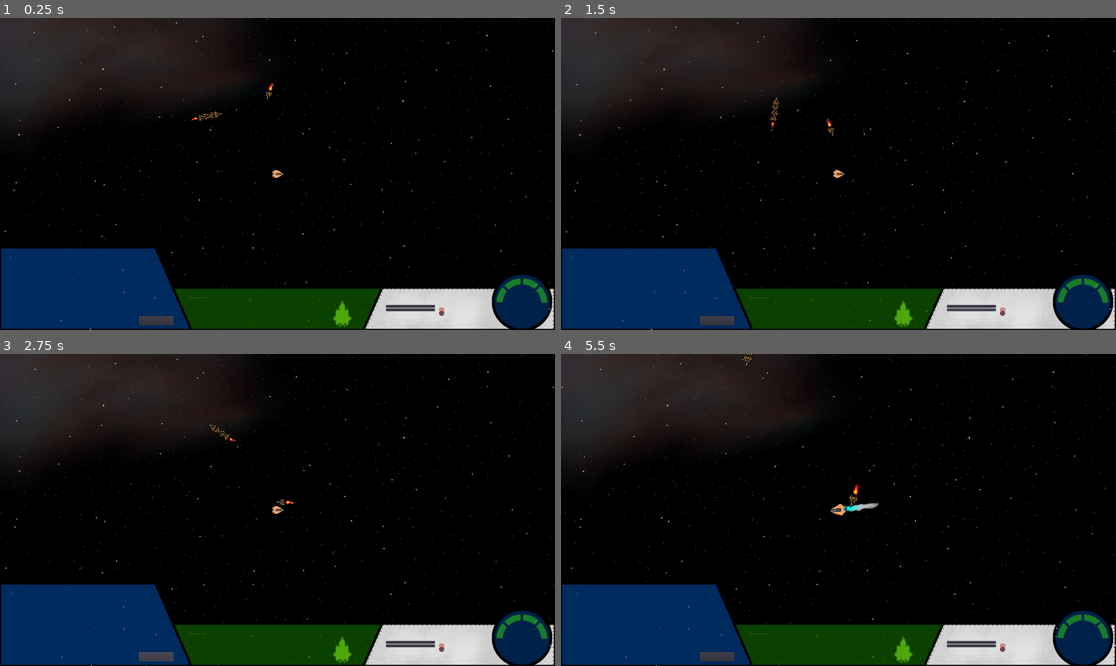
Above: before the commit, frames 1-4 (two rows, left to right).
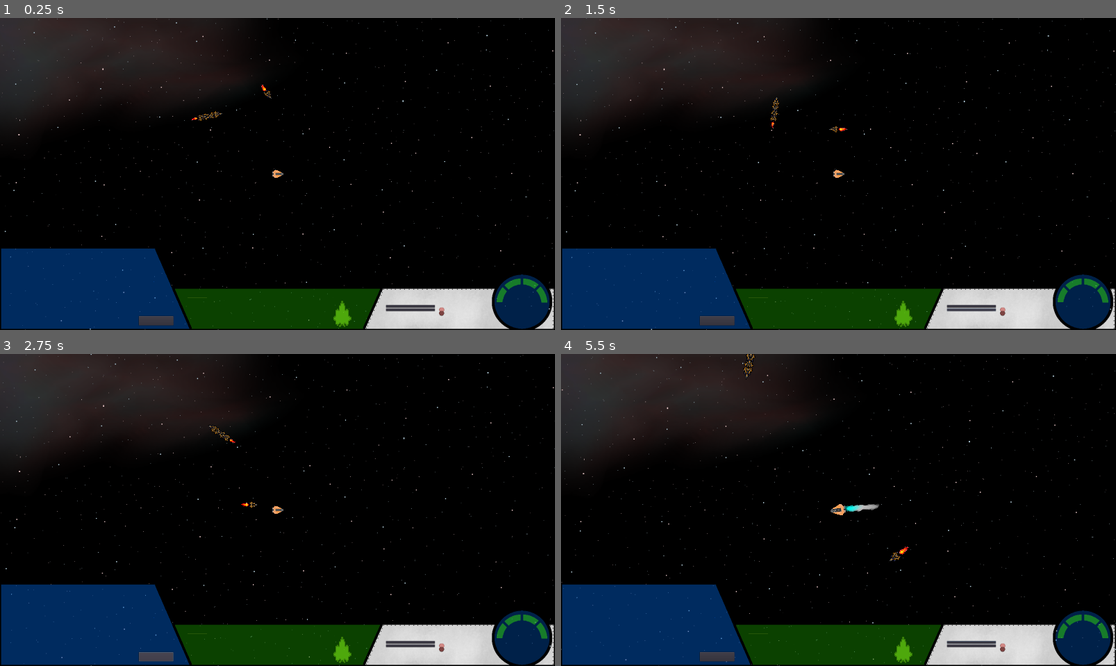
Above: after the commit, the same moments.

Repository: 029614/RedVoid
Game: Godot game, scene res://NewMain.tscn
Two runs of this game, one before a commit and one after it. Both use one fixed random seed, a clock stepped at 60 frames per second and the inputs below.
Inputs (mouse positions are in pixels of both pictures, inside the frame that each line leads up to):
- Up to frame 1 (0.25 s): no input
- Up to frame 2 (1.5 s): click "Missile Alert" at 0.5 s; click "Radar Lock" at 1.25 s
- Up to frame 3 (2.75 s): click "Reset" at 2 s
- Up to frame 4 (5.5 s): move the mouse to (960, 494) at 2.77 s; hold Right (ui_right) 2.78-3.53 s; hold X (AfterBurner) 2.78-3.53 s; click (960, 494) at 2.92 s; move the mouse to (727, 525) at 3.52 s; hold Down (ui_down) 3.53-4.28 s; tap O (orbit) at 3.6 s; move the mouse to (894, 441) at 4.27 s; hold Right (ui_right) 4.28-5.03 s; hold Mouse wheel up (zoom_in) 4.28-5.03 s; move the mouse to (810, 572) at 5.02 s; hold Up (ui_up) from 5.03 s (still down); tap Mouse wheel up (zoom_in) at 5.1 s; click (810, 572) at 5.17 s

The runs differ from the first frame. In frame 1, less than 0.1% of the frame differs, in the area x 47-50%, y 20-27%; in frame 2, less than 0.1%; in frame 3, 0.5%; in frame 4, 0.9%, in the area x 0-100%, y 0-100%.

Commit message:
add intercept

Diff:
--- a/Assets/Ship/Fighter.gd
+++ b/Assets/Ship/Fighter.gd
@@ -27,7 +27,7 @@
 #physics
 var acceleration = 0
 var friction = 1
-var rps = 1
+var rps = .5
 var rads_per_sec = 0
 
 #speed managers
@@ -35,6 +35,7 @@
 export (float) var rotation_speed = 2
 var current_speed = 0
 var max_speed = 99999
+var docking_speed = 1
 
 #flags
 var _traveling = false
@@ -47,9 +48,12 @@
 var target_side = 0 #( <0 is left, >0 is right)
 var target_balance = 0 #( <0 is behind, >0 is in front)
 
+
 #states
-var states = ["travel", "landing", "launching", "combat", "patrol", "docked", "decelerating", "accelerating"]
-var state = "patrol"
+var states = ["traveling", "landing", "launching", "combat", "docked", "decelerating", "accelerating"]
+var state = "traveling"
+var objectives = ["intercept", "engage", "defend", "travel", "escort", "patrol"]
+var objective = "intercept"
 
 
 #pid
@@ -58,13 +62,14 @@
 var integral_timer = null
 var process_variable = Vector2(1,0)
 var kI = 0
-var I = .02
-var maxI = .5
-var P = 2.75
-var D = 1.75
+var I = .005
+var maxI = 1
+var P = 2
+var D = 3
 var do_pid=1
 var last_pid_time = 0
 var lookat = Vector2(1, 0)
+var speed_direction = 1
 
 
 
@@ -72,6 +77,8 @@
 func _ready() -> void:
     acceleration = thrust/mass
     rads_per_sec = 6.283185*rps
+
+    target_ship = get_node("/root/NewMain/Actor")
 
     integral_timer = Timer.new()
     add_child(integral_timer)
@@ -79,6 +86,55 @@
     integral_timer.set_timer_process_mode(0)
     integral_timer.set_one_shot(false)
     integral_timer.start(integral_step)
+
+
+func intercept():
+    var td = global_position.distance_to(target_ship.global_position)
+    var tof = Global.time_of_flight( travel_distance - td,
+        self.global_position.distance_to(target_ship.global_position), acceleration)
+    target = target_ship.global_position + target_ship.velocity*tof
+    td = global_position.distance_to(target)
+    tof = Global.time_of_flight( travel_distance - td,
+        self.global_position.distance_to(target), acceleration)
+
+    travel_distance = td
+    var ttd = Global.time_to_decelerate(velocity.length(), acceleration)
+    var ttr = (1.0/rps)*.5
+    if tof < ((ttd + ttr) * .9):
+        if velocity.length() > docking_speed:
+            decelerate()
+        elif velocity.length() <= docking_speed:
+            accelerate()
+    else:
+        accelerate()
+
+func navigate():
+    var td = global_position.distance_to(target)
+    var tof = Global.time_of_flight( travel_distance - td,
+        self.global_position.distance_to(target), acceleration)
+    travel_distance = td
+    var ttd = Global.time_to_decelerate(velocity.length(), acceleration)
+    var ttr = (1.0/rps)*.5
+    if tof < (ttd + ttr * 1.05):
+        if velocity.length() > docking_speed:
+            decelerate()
+        elif velocity.length() < docking_speed:
+            accelerate()
+    else:
+        accelerate()
+
+
+func decelerate():
+    state = "decelerating"
+    speed_direction = -1
+    #kI = 0
+    #past_error = [0,0,0,0,0]
+
+func accelerate():
+    state = "accelerating"
+    speed_direction = 1
+    #kI = 0
+    #past_error = [0,0,0,0,0]
 
 
 func get_gravity(delta):
@@ -92,22 +148,10 @@
     return [g, t]
 
 
-func time_of_flight(velocity,distance,accel): #all values are floats
-    return (sqrt(velocity*velocity+2*acceleration*distance) - velocity) / acceleration
-
 func time_to_rotate(rps, current_rotation, desired_rotation):
     print("current_rotation: ", current_rotation, " desired_rotation: ", desired_rotation,
         " time_to_rotate: ", abs(desired_rotation - current_rotation) / rads_per_sec)
     return abs((desired_rotation - current_rotation) / rads_per_sec)
-
-func turn():
-    pass
-
-func accelerate():
-    pass
-
-func decelerate():
-    pass
 
 
 func update_movement(delta):
@@ -134,38 +178,17 @@
         $Flying.hide()
 
 
-func pid_proportion(K, error=0):
-    return (error*K)
-
-func pid_integral(K, error):
-
-    return (K*error)
-
-func pid_derivative(delta, error):
-    pass
-
-func average(a):
-    var s = 0.0
-    for i in a:
-        s+=i
-    s=s/a.size()
-    return s
-
-
-
 func _integral_timer_timeout():
+    intercept()
+    #navigate()
     do_pid=1
 
 func pid():
-
     var sp = (target).angle_to_point(self.global_position) #setpoint (desired normalized velocity vector, or angle)
-    #var pv = process_variable.angle() #process variable angle
     var v = velocity.normalized()
     var td = self.global_position.distance_to(target)
     var pv = (global_position+v*td).angle_to_point(self.global_position)
-
     var d = self.global_position.direction_to(target) #direction to target
-
 
     var error = wrapf(sp-pv, -3.14159265, 3.14159265)
 
@@ -173,44 +196,35 @@
     kI = kI+error
     var kI2 = clamp(kI*I, -maxI, maxI)
     var kD = D * (past_error[0] - error)
-    #var kD = D * 0
     past_error.pop_back()
     past_error.push_front(error)
 
     var total = clamp(pD+kI2+kD, -3.12, 3.12)
-    var r = v.rotated(total)
-    var rot = Vector2(1, 0).rotated(rotation).normalized()
-    #target_balance = rot.dot((target-self.global_position).normalized())
-    #target_side = rot.rotated(deg2rad(90)).dot((target-self.global_position).normalized())
-
-
-    #var RvF = 2 * (d.dot(process_variable)) * d - process_variable #process_variable mirrored across the line that is between the target and the ship
-
-
-    #var current_trajectory = global_position.angle_to_point(global_position+velocity.normalized()*td)
-
-    var velocity_balance = process_variable.normalized().dot((target-self.global_position).normalized())
-    lookat = self.global_position + r*td
+
+    var r = (v).rotated(total*speed_direction)
+
+    var velocity_balance = process_variable.normalized().dot(((target)-self.global_position).normalized())
     if velocity_balance <= 0.0:
-        lookat = target
+        if speed_direction == 1:
+            lookat = target
+        else:
+            lookat = self.global_position + ((self.global_position-target))
         kI = 0
         kD = 0
-
+    else:
+        lookat = self.global_position + ((r * td))
+
+    var rot = Vector2(1, 0).rotated(rotation).normalized()
     var lookat_balance = rot.dot((lookat-self.global_position).normalized())
     var lookat_side = rot.rotated(deg2rad(90)).dot((lookat-self.global_position).normalized())
 
     if lookat_balance < .999: #target is not directly in front of ship
         if lookat_side < 0: #target is on left
-            var ramt = rads_per_sec*integral_step*-1
-            #print("Rotate left: ", ramt)
-            #rotate(clamp(rads_per_sec*delta*-1, -1*abs(r), abs(r)))
-            rotate(ramt)
+            rotate(rads_per_sec*integral_step*-1*speed_direction)
+            print("rotate left: ", rads_per_sec*integral_step*-1, ", ", lookat_side)
         elif lookat_side > 0: #target is on right
-            var ramt = rads_per_sec*integral_step
-            #rotate(clamp(rads_per_sec*delta, -1*abs(r), abs(r)))
-            #print("Rotate right: ", ramt)
-            rotate(rads_per_sec*integral_step)
-            #rotate(rads_per_sec*delta)
+            rotate(rads_per_sec*integral_step*speed_direction)
+            print("rotate right: ", rads_per_sec*integral_step, ", ", lookat_side)
 
     #print( " sp: ",sp, " pv: ",pv, " error: ", error, " pD: ",pD," kI: ",kI, " kI2: ",kI2, " kD: ",kD, " total: ",total, " r: ",r," rot: ",rotation, " look: ",lookat, " target: ",target)
 
@@ -228,7 +242,7 @@
 
 # Called every frame. 'delta' is the elapsed time since the previous frame.
 func _physics_process(delta: float) -> void:
-    target = get_node("/root/NewMain/Actor").global_position
+    target = target_ship.global_position
     var mp = get_parent().position #position of Main
     var gt = get_gravity(delta)
     var g = gt[0] #gravity of all planets except target
--- a/Assets/Ship/Freighter.gd
+++ b/Assets/Ship/Freighter.gd
@@ -6,6 +6,7 @@
 var velocity = Vector2()
 var rotation_dir = 0
 var target = Vector2()
+var target_radius = 1
 var origin = Vector2()
 var travel_distance = 0
 
@@ -82,7 +83,7 @@
     integral_timer.start(integral_step)
 
 func navigate():
-    var td = global_position.distance_to(target)
+    var td = global_position.distance_to(target)-target_radius
     var tof = Global.time_of_flight( travel_distance - td,
         self.global_position.distance_to(target), acceleration)
     travel_distance = td
@@ -142,16 +143,12 @@
     var velocity_balance = process_variable.normalized().dot(((target)-self.global_position).normalized())
     if velocity_balance <= 0.0:
         if speed_direction == 1:
-            print("SP=1")
             lookat = target
-            print("SP=2")
         else:
-            print("SP=3")
             lookat = self.global_position + ((self.global_position-target))
         kI = 0
         kD = 0
     else:
-        print("SP=4")
         lookat = self.global_position + ((r * td))
 
     var rot = Vector2(1, 0).rotated(rotation).normalized()
@@ -168,7 +165,7 @@
 
     #print( " sp: ",sp, " pv: ",pv, " error: ", error, " pD: ",pD," kI: ",kI, " kI2: ",kI2, " kD: ",kD, " total: ",total, " r: ",r," rot: ",rotation, " look: ",lookat, " target: ",target, " sd: ",speed_direction)
 
-    print( " error: ", error, " total: ",total, " r: ",r," rot: ",rotation, " look: ",lookat, " target: ",target, " sd: ",speed_direction)
+    #print( " error: ", error, " total: ",total, " r: ",r," rot: ",rotation, " look: ",lookat, " target: ",target, " sd: ",speed_direction)
 
 
 func update_movement(delta):
@@ -229,6 +226,8 @@
 # Behaviors
 func goTo(body):
     target = body.global_position
+    target_radius = body.planet_radius
+    print("target, targetradius: ", target,", ",target_radius)
     origin = self.position
     travel_distance = self.position.distance_to(target)
     _traveling = true
